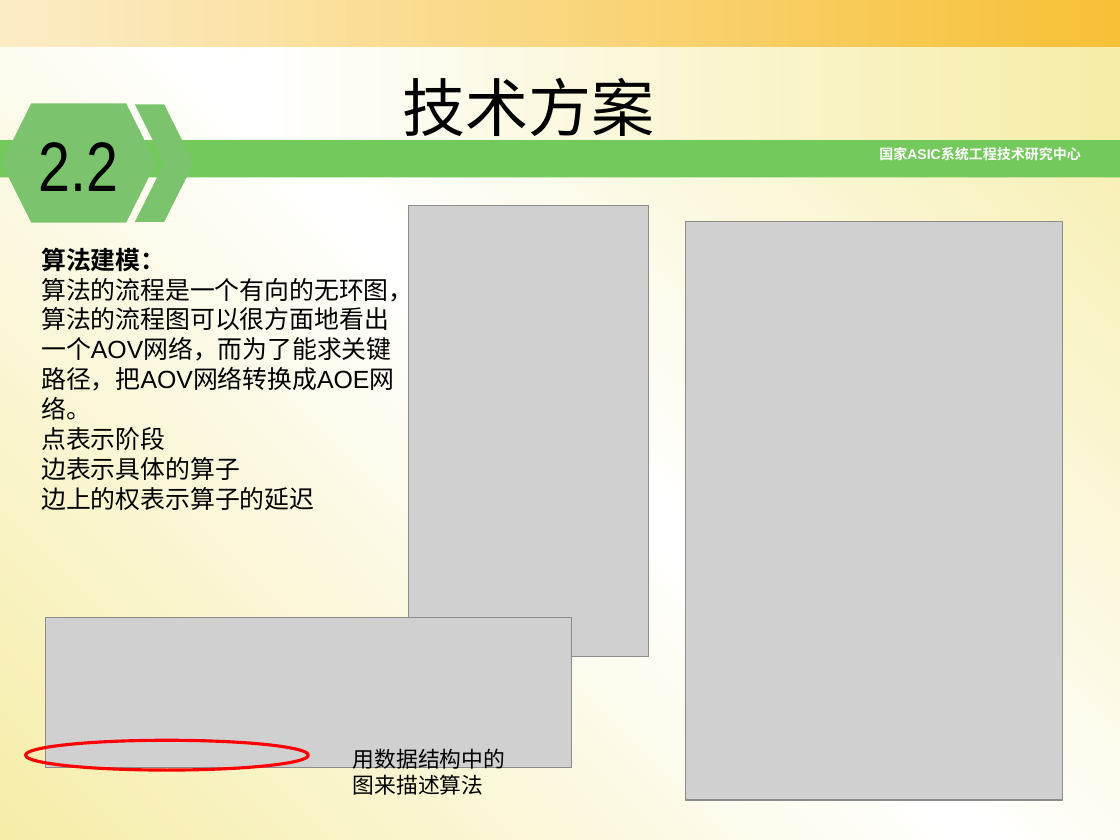
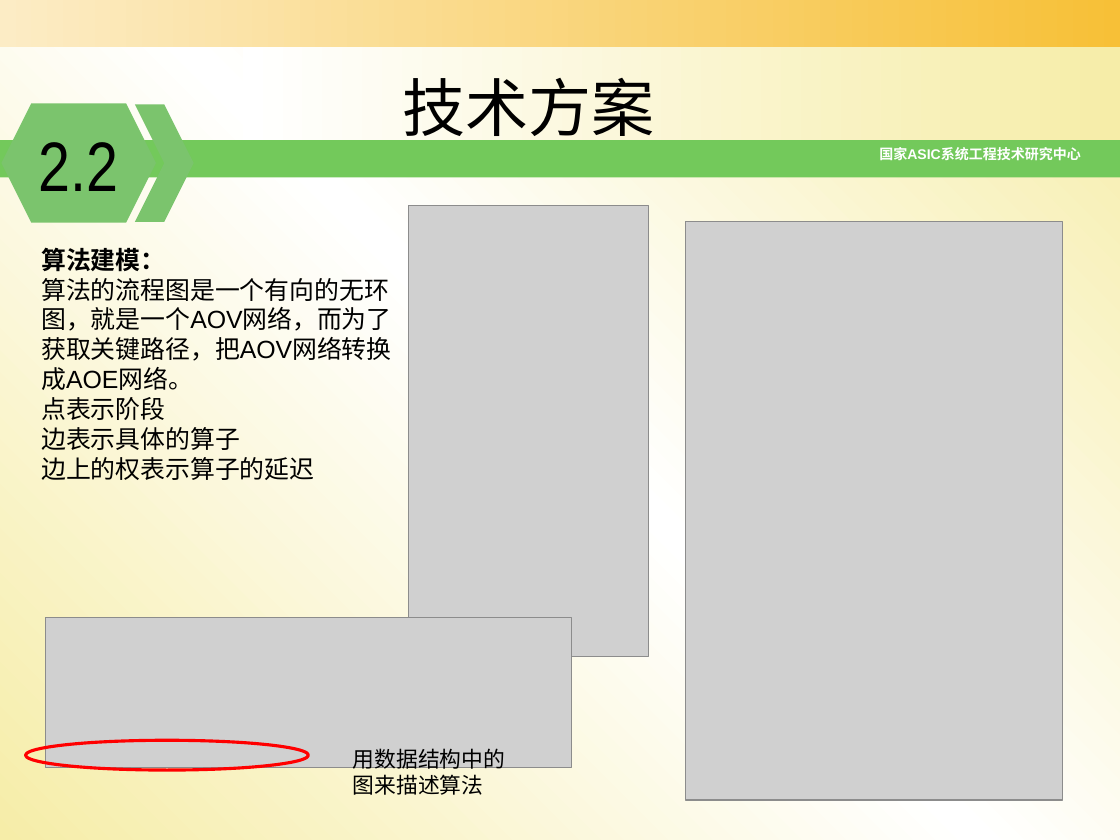
Before and after one commit to zdyzhan/bishe, a slide deck: slide 16 of 开题报告_131199李小泉11_18.pptx. Drawn at 1120x840 pixels with LibreOffice and Linux fonts; fonts in the diff are those of the drawing; grey boxes stand for pictures; background and template pictures are left out. Boxes give left, top, right and bottom in pixels: in the first picture for what was removed or moved away, otherwise in the second. Text is boxed around its words. In the diff, an @@ line names an element or a change of style, - is before the commit and + after.

```diff
--- a/开题报告_131199李小泉11_18.pptx
+++ b/开题报告_131199李小泉11_18.pptx
@@ text at [41, 278, 391, 390]: text changed @@
-算法的流程是一个有向的无环图，算法的流程图可以很方面地看出一个AOV网络，而为了能求关键路径，把AOV网络转换成AOE网络。
+算法的流程图是一个有向的无环图，就是一个AOV网络，而为了获取关键路径，把AOV网络转换成AOE网络。
```
Also in this commit, not shown: 23 other slides changed, 1 other file.
